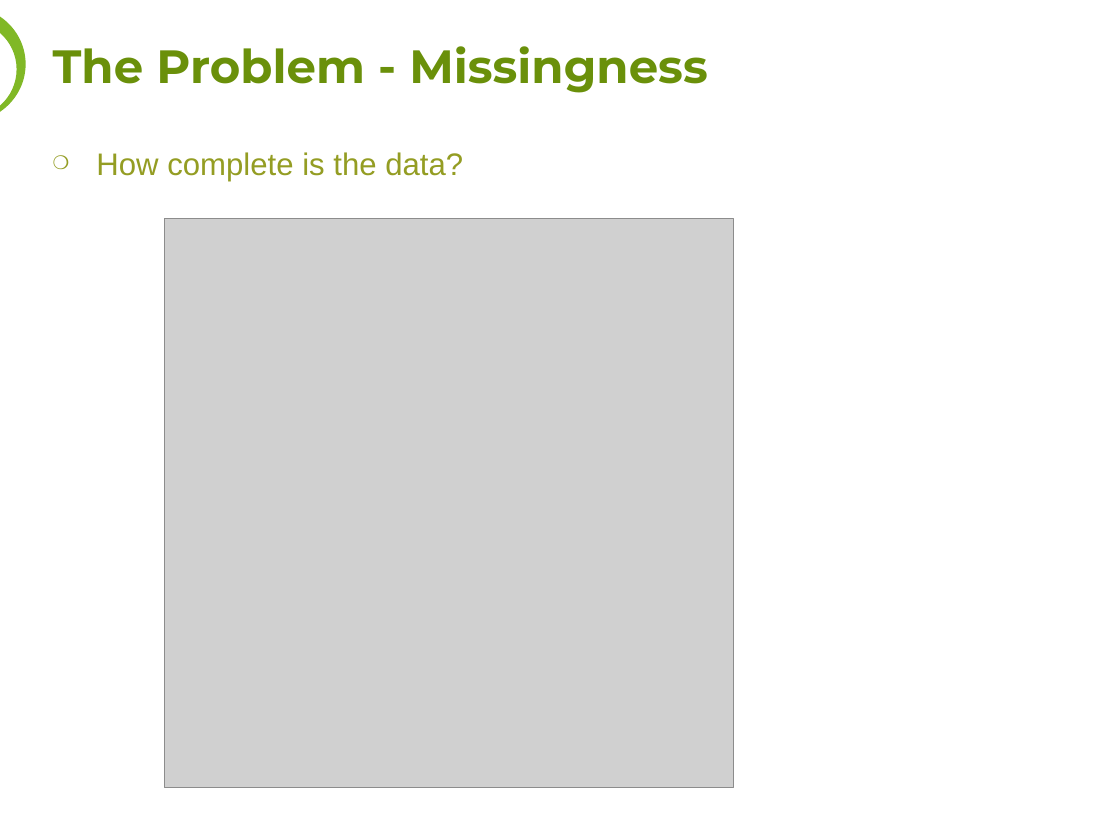
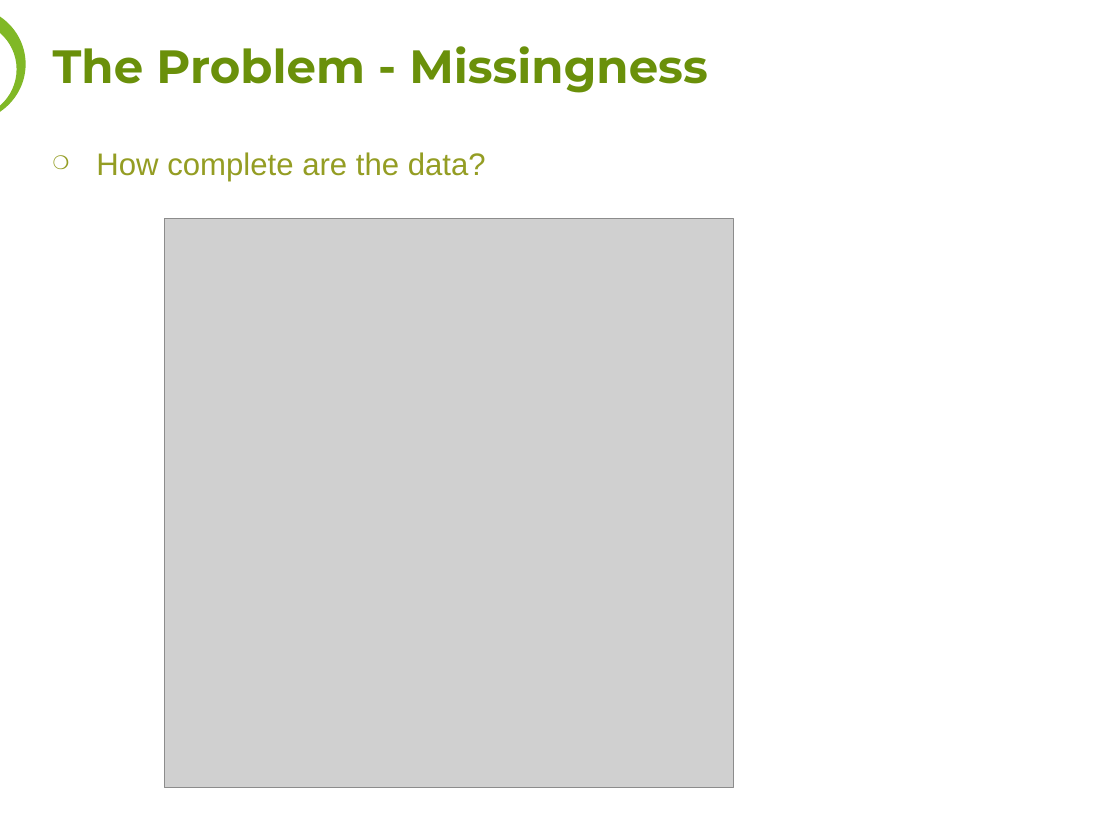
Before and after one commit to tonyc2700/phd, a slide deck: slide 3 of aa-report/ASERO-03-15/artificial-completenessv3.ppt (slide 2 before the commit). Drawn at 1120x840 pixels with LibreOffice and Linux fonts; fonts in the diff are those of the drawing; grey boxes stand for pictures; background and template pictures are left out. Boxes give left, top, right and bottom in pixels: in the first picture for what was removed or moved away, otherwise in the second. Text is boxed around its words. In the diff, an @@ line names an element or a change of style, - is before the commit and + after.

```diff
--- a/aa-report/ASERO-03-15/artificial-completenessv3.ppt
+++ b/aa-report/ASERO-03-15/artificial-completenessv3.ppt
@@ text at <box>96,152,486,181</box>: text changed @@
-❍ How complete is the data?
+❍ How complete are the data?
```
Also in this commit, not shown: 1 other slide changed, 1 slide added, 8 other files.
